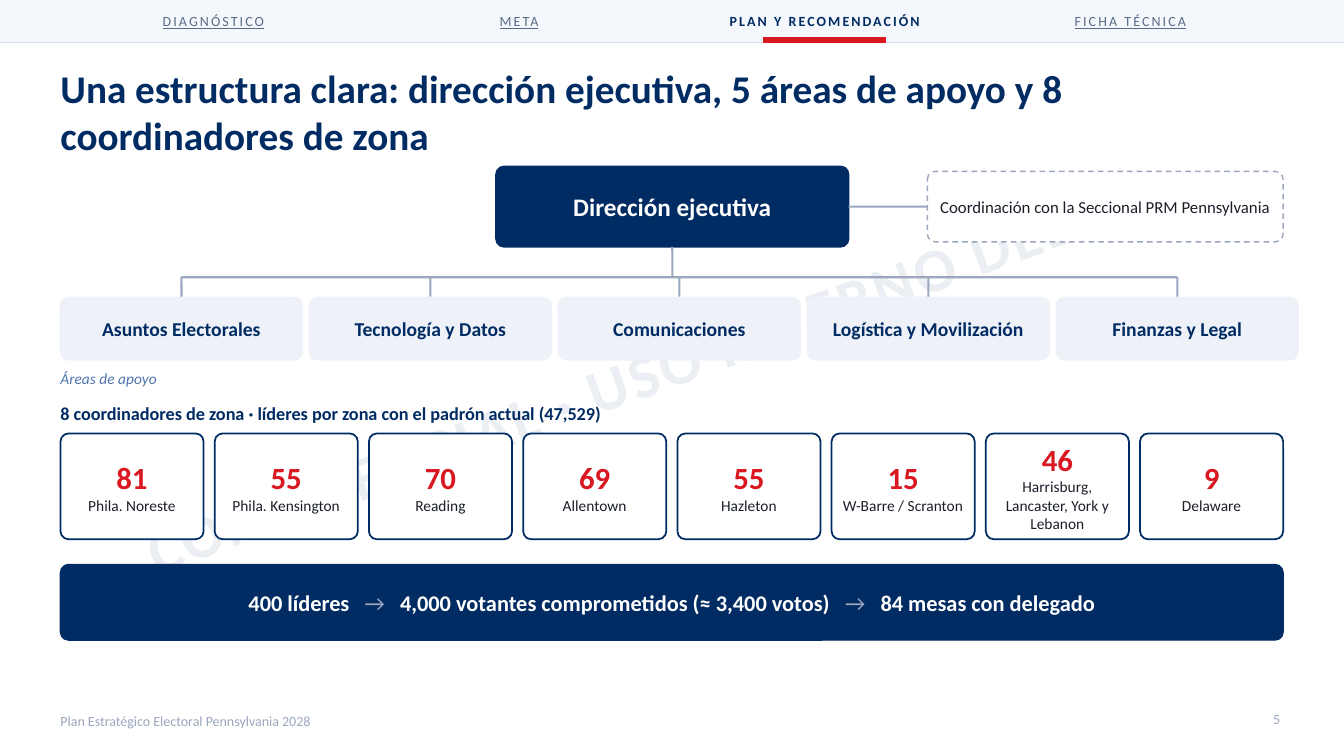
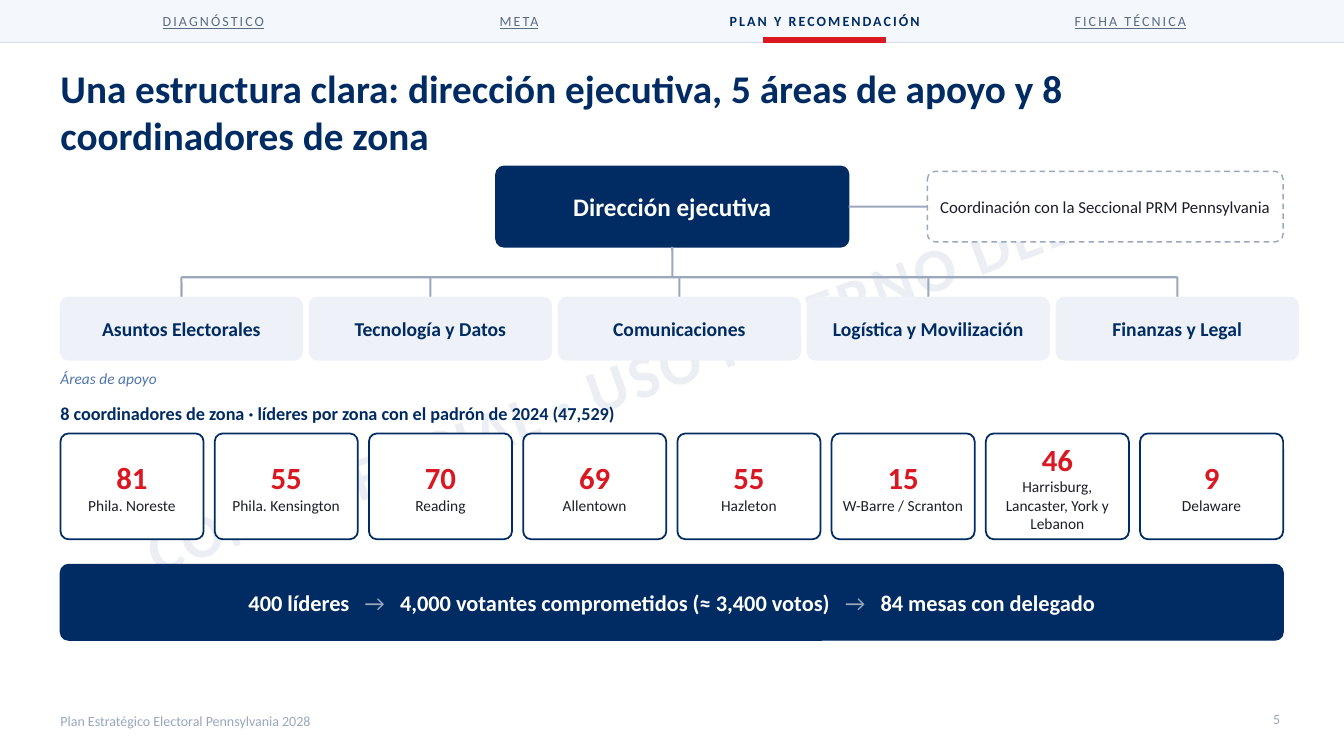
Before and after one commit to rcastillo9556/pdf-toolkit, a slide deck: slide 5 of presentaciones/Plan_Estrategico_Electoral_Pennsylvania_2028.pptx. Drawn at 1344x756 pixels with LibreOffice and Linux fonts; fonts in the diff are those of the drawing. Boxes give left, top, right and bottom in pixels: in the first picture for what was removed or moved away, otherwise in the second. Text is boxed around its words. In the diff, an @@ line names an element or a change of style, - is before the commit and + after.

```diff
--- a/presentaciones/Plan_Estrategico_Electoral_Pennsylvania_2028.pptx
+++ b/presentaciones/Plan_Estrategico_Electoral_Pennsylvania_2028.pptx
@@ text at (60,406,615,423): text changed @@
-8 coordinadores de zona · líderes por zona con el padrón actual (47,529)
+8 coordinadores de zona · líderes por zona con el padrón de 2024 (47,529)
```
Also in this commit, not shown: 2 other slides changed, 2 other files.
